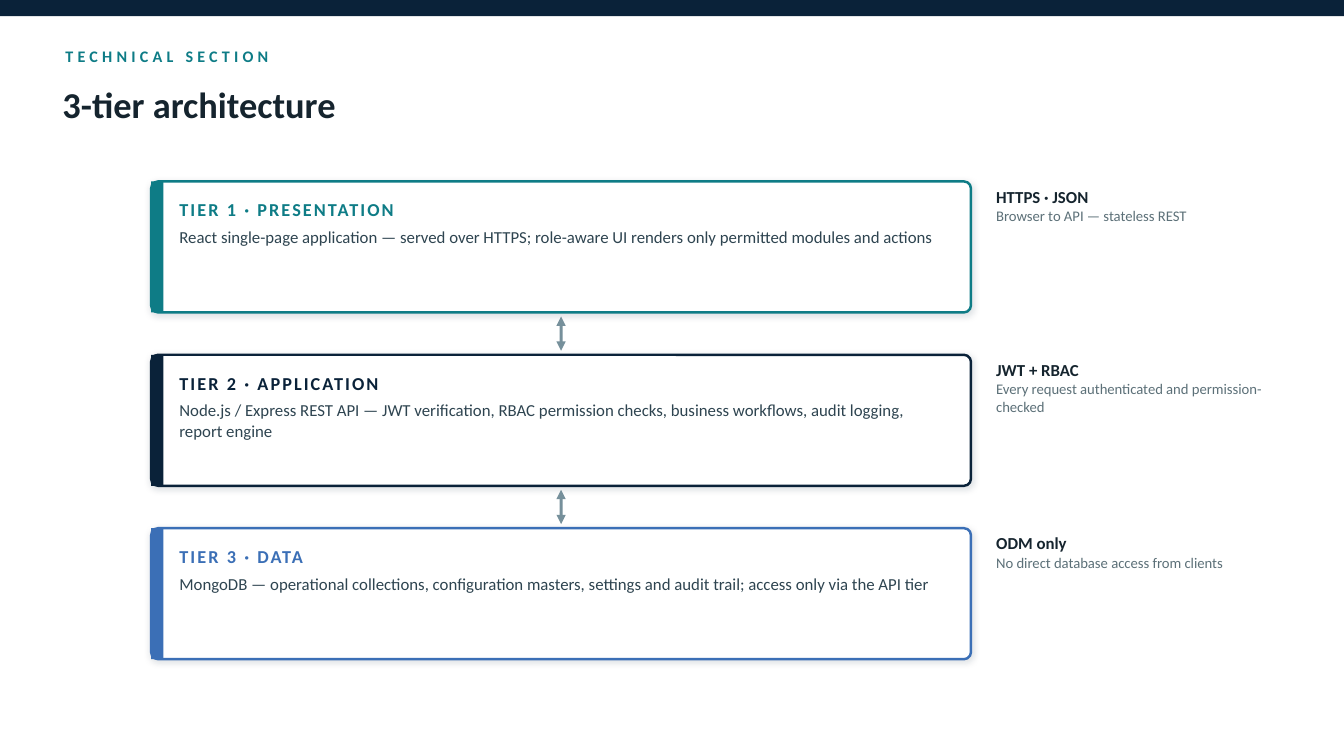
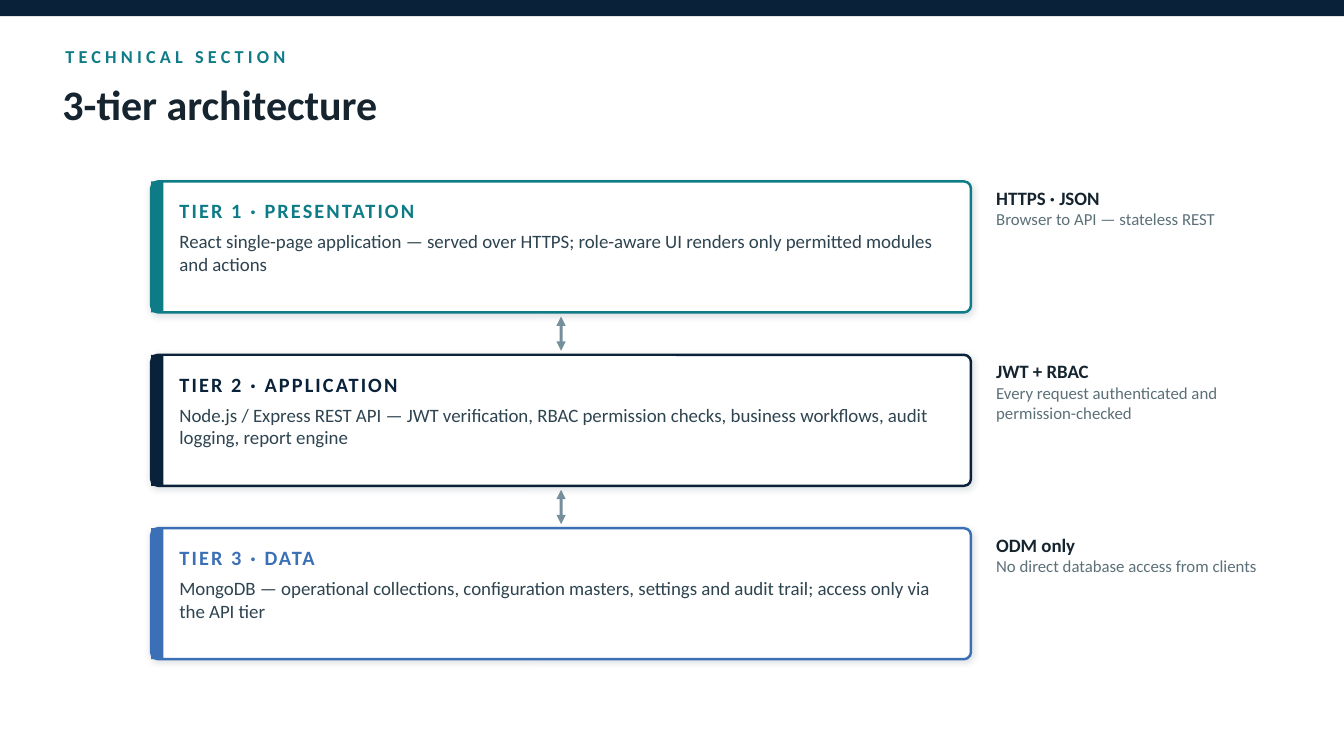
Before and after one commit to mobiliseapplabllp/maritime-project-presentation, a slide deck: slide 29 of dist/mundra-portal-project-presentation.pptx. Drawn at 1344x756 pixels with LibreOffice and Linux fonts; fonts in the diff are those of the drawing. Boxes give left, top, right and bottom in pixels: in the first picture for what was removed or moved away, otherwise in the second. Text is boxed around its words. In the diff, an @@ line names an element or a change of style, - is before the commit and + after.

```diff
--- a/dist/mundra-portal-project-presentation.pptx
+++ b/dist/mundra-portal-project-presentation.pptx
@@ text "TECHNICAL SECTION" at (x1=65, y1=51, x2=285, y2=63): size 11.5 to 13 pt @@
@@ text "3-tier architecture" at (x1=62, y1=90, x2=378, y2=121): size 26 to 30 pt @@
@@ text "HTTPS · JSON Browser to ..." at (x1=996, y1=192, x2=1215, y2=225): size 12 to 13.5 pt in "HTTPS · JSON"; size 10.5 to 12 pt in "Browser to API — stateless REST" @@
@@ size 13 to 14.5 pt in 3 elements at (x1=231, y1=204, x2=241, y2=218), (x1=231, y1=551, x2=315, y2=565), (x1=231, y1=378, x2=241, y2=392) @@
@@ text "JWT + RBAC Every request ..." at (x1=996, y1=365, x2=1217, y2=422): size 12 to 13.5 pt in "JWT + RBAC"; size 10.5 to 12 pt in "Every request authenticated and permission-checked" @@
@@ text "ODM only No direct database ..." at (x1=996, y1=538, x2=1257, y2=572): size 12 to 13.5 pt in "ODM only"; size 10.5 to 12 pt in "No direct database access from clients" @@
@@ size 12 to 13.5 pt in 3 elements at (x1=179, y1=235, x2=932, y2=271), (x1=179, y1=409, x2=927, y2=448), (x1=179, y1=582, x2=930, y2=618) @@
```
Also in this commit, not shown: 31 other slides changed, 3 other files.
